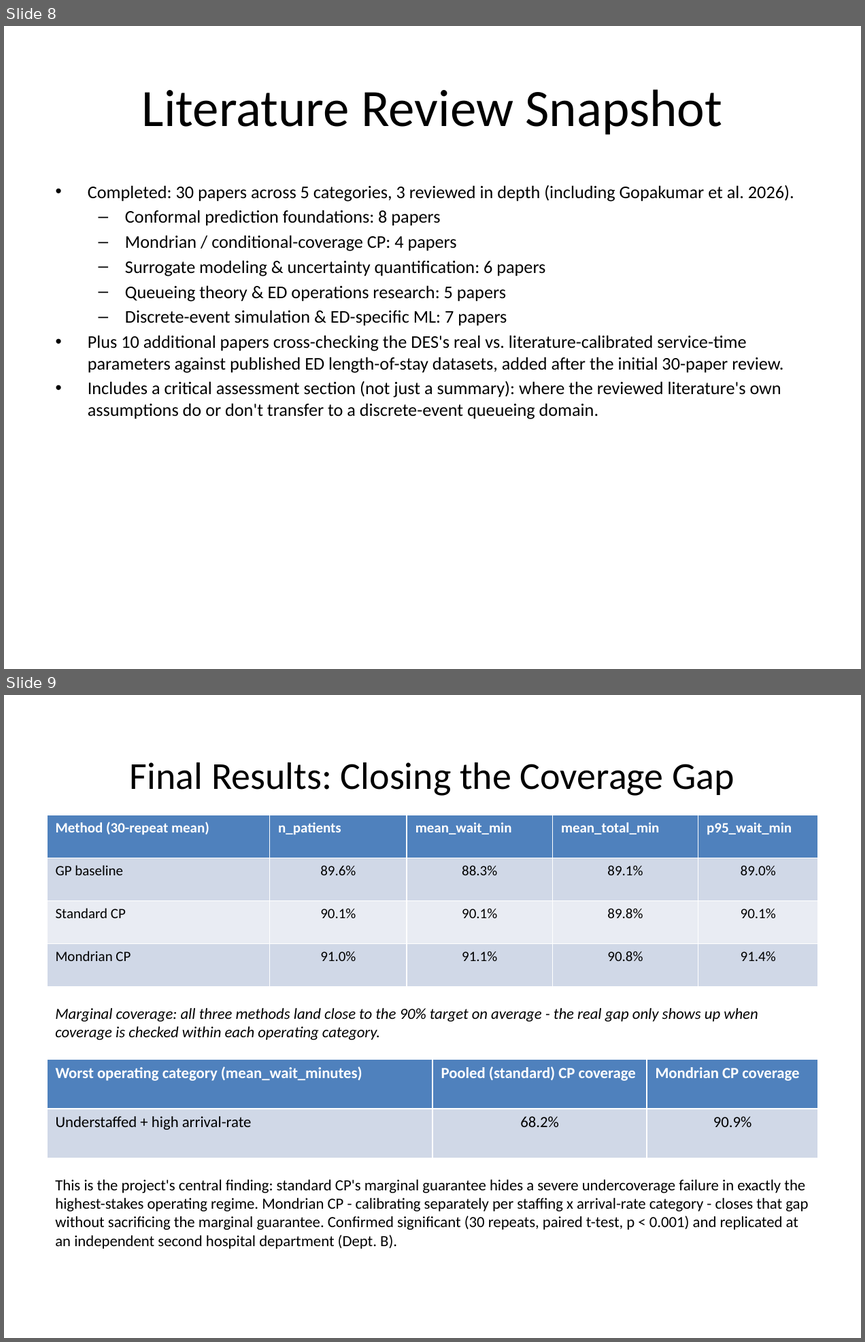
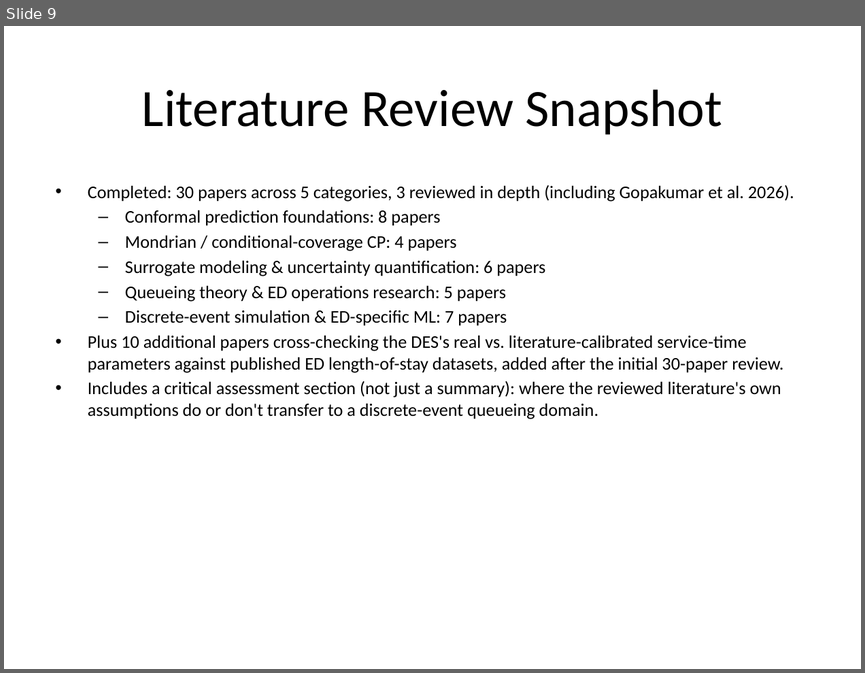
Before and after one commit to DUNE-ODYSSEY/Mondrian-Conformal-Prediction-On-Discrete-Event-Simulation, a slide deck: slides/mid_sem_presentation.pptx. Shown one above the other, each under a label of ours: slides 8 and 9 before the commit, slide 9 after it. The pictures are 865x1342 and 865x673 pixels, drawn with LibreOffice and Linux fonts; fonts in the diff are those of the drawing. Boxes give left, top, right and bottom in pixels: in the first picture for what was removed or moved away, otherwise in the second. Text is boxed around its words. In the diff, an @@ line names an element or a change of style, - is before the commit and + after.

Commit message:
Match book to B5 spec; revert mid-sem PPT to honest ~50% checkpoint
Book: switches page geometry from 7x10in (bound-print sizing) to the
specified B5 trim (17.6 x 25.0cm), 2.7cm margins, 0.15cm gutter (within
the given 0-0.3cm range for digital/Kindle distribution). Font size
(11pt), line spacing (1.15), and paragraph spacing (8pt after) were
already within the given ranges, left unchanged. Content width actually
increased slightly (5.4in -> 5.8in) since the gutter shrank more than the
margins grew, so existing figure widths still fit - verified via rendered
page geometry (confirmed exactly 17.60 x 25.00cm) and a figure-heavy page.

Mid-sem PPT: a mid-semester review presents where the project stood at
that checkpoint, not its current finished state. Reverts slides 9-10
(which had been updated to show completed Mondrian CP results and the
full post-roadmap extension) back to the original forward-looking
"Future Scope" plan - Phase 2 stays a plan, not a result, consistent with
an honest ~50%-progress presentation. Restores the "(~50%)" framing to
the work-completed slide title, and adds a new dedicated DES/simulation
slide (real arrival-pattern chart plus validation description) so the
simulation work - which the plan explicitly wants included and shown
well - is visually prominent rather than buried in a metrics table.

```diff
--- a/slides/mid_sem_presentation.pptx
+++ b/slides/mid_sem_presentation.pptx
@@ slide 9 removed at (x1=4, y1=695, x2=861, y2=1338), background #FFFFFF @@
@@ title removed at (x1=130, y1=762, x2=734, y2=796) @@
-Final Results: Closing the Coverage Gap
@@ table removed at (x1=47, y1=815, x2=818, y2=986), 4 rows, 5 columns @@
-Method (30-repeat mean) | n_patients | mean_wait_min | mean_total_min | p95_wait_min
-GP baseline | 89.6% | 88.3% | 89.1% | 89.0%
-Standard CP | 90.1% | 90.1% | 89.8% | 90.1%
-Mondrian CP | 91.0% | 91.1% | 90.8% | 91.4%
@@ text removed at (x1=55, y1=1008, x2=757, y2=1040) @@
-Marginal coverage: all three methods land close to the 90% target on average - the real gap only shows up when coverage is checked within each operating category.
@@ table removed at (x1=47, y1=1059, x2=818, y2=1157), 2 rows, 3 columns @@
-Worst operating category (mean_wait_minutes) | Pooled (standard) CP coverage | Mondrian CP coverage
-Understaffed + high arrival-rate | 68.2% | 90.9%
@@ text removed at (x1=55, y1=1179, x2=808, y2=1249) @@
-This is the project's central finding: standard CP's marginal guarantee hides a severe undercoverage failure in exactly the highest-stakes operating regime. Mondrian CP - calibrating separately per staffing x arrival-rate category - closes that gap without sacrificing the marginal guarantee. Confirmed significant (30 repeats, paired t-test, p < 0.001) and replicated at an independent second hospital department (Dept. B).
@@ what was slide 8 is now slide 9 @@
```
Also in this commit, not shown: 1 slide changed, 2 slides added, 1 other slide removed, 4 other files.
